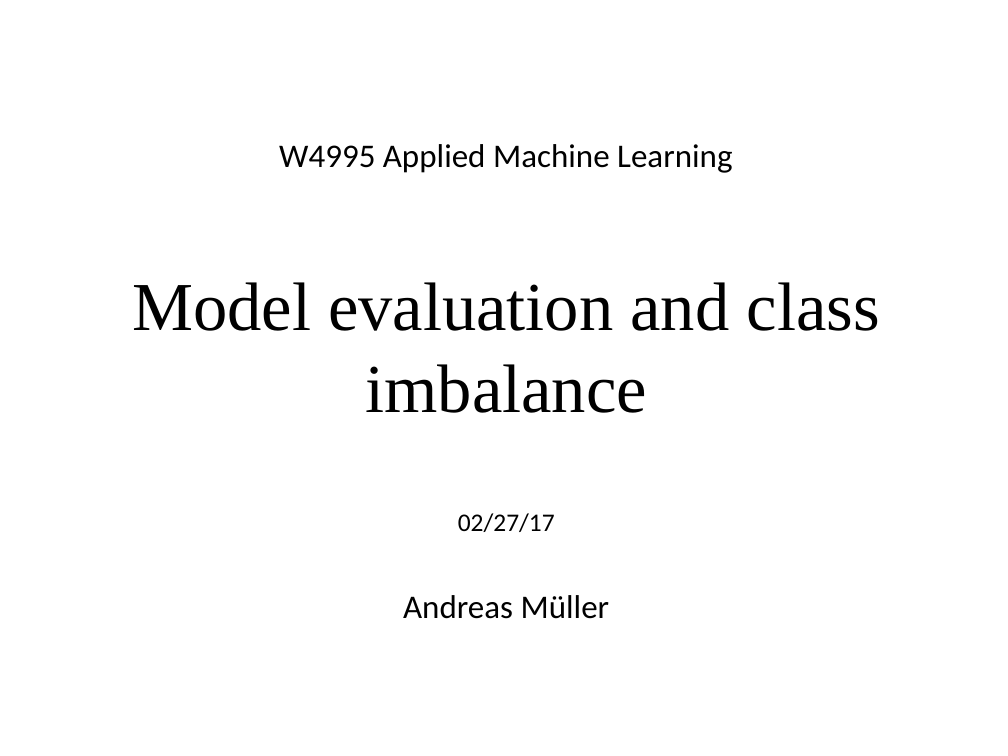
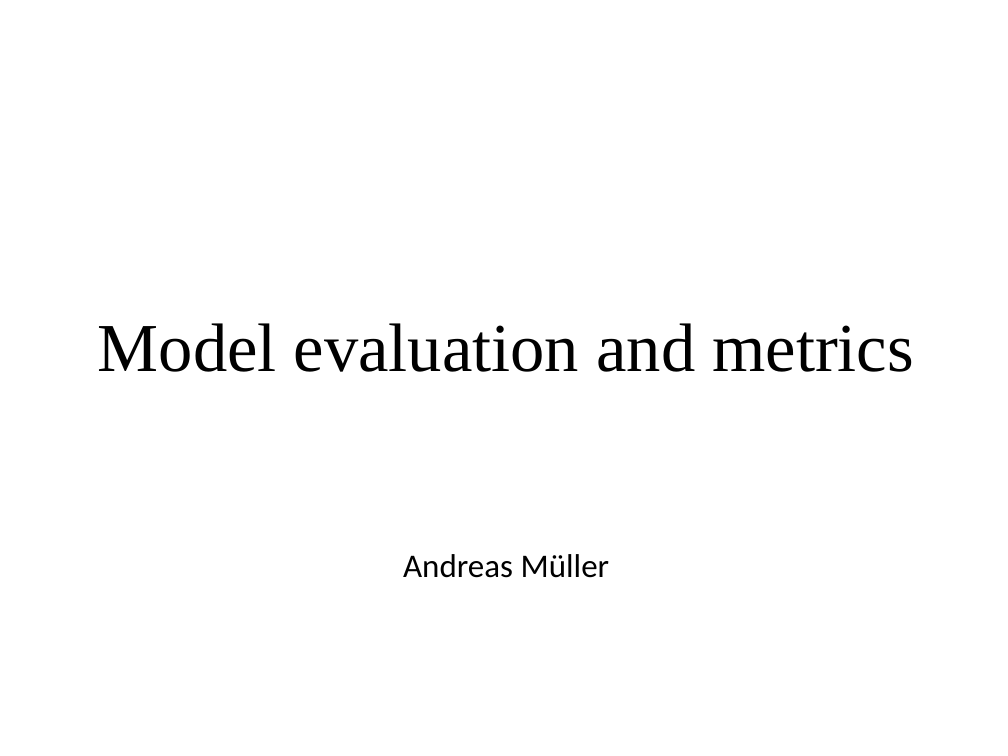
Before and after one commit to DS-BootCamp-DSI-Columbia/AY2017-2018-Winter-Collaboratory, a slide deck: slide 1 of Bootcamp-materials/slides/day3-model-evaluation.odp. Drawn at 1008x756 pixels with LibreOffice and Linux fonts; fonts in the diff are those of the drawing. Boxes give left, top, right and bottom in pixels: in the first picture for what was removed or moved away, otherwise in the second. Text is boxed around its words. In the diff, an @@ line names an element or a change of style, - is before the commit and + after.

```diff
--- a/Bootcamp-materials/slides/day3-model-evaluation.odp
+++ b/Bootcamp-materials/slides/day3-model-evaluation.odp
@@ text at (98, 323, 914, 372): text changed; font Calibri to Times New Roman @@
-W4995 Applied Machine Learning
-Model evaluation and class imbalance
-02/27/17
+Model evaluation and metrics
```
Also in this commit, not shown: 1 other slide changed, 12 slides removed, 2 other files.
